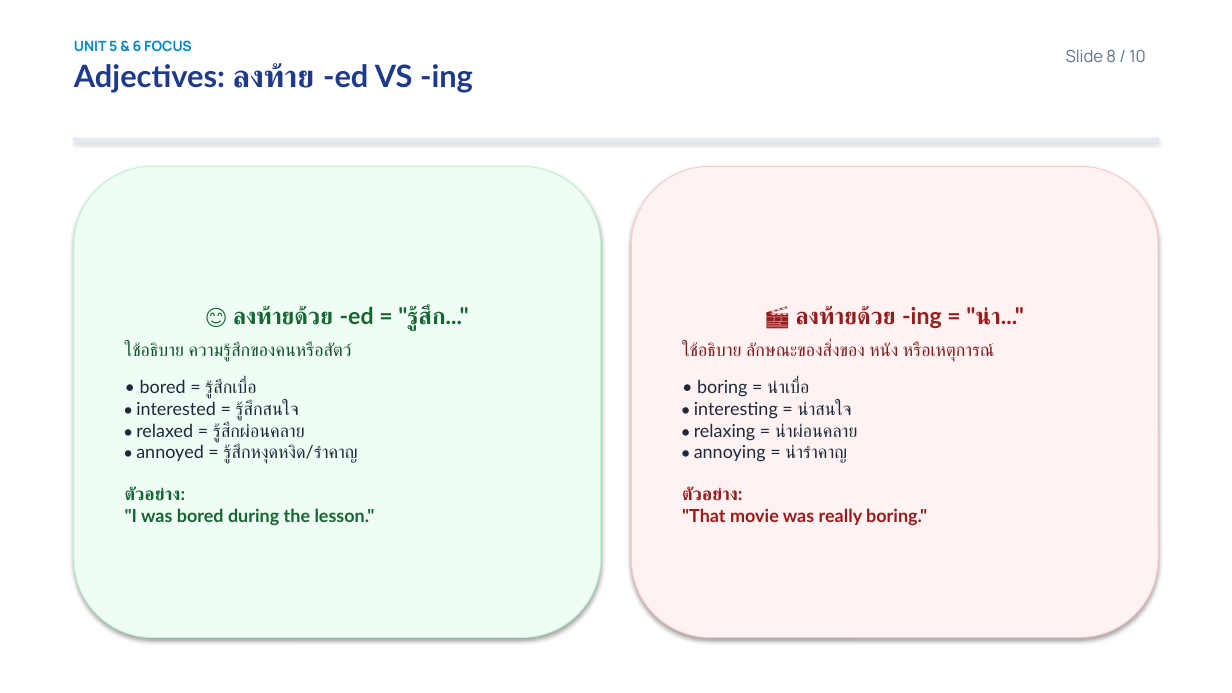
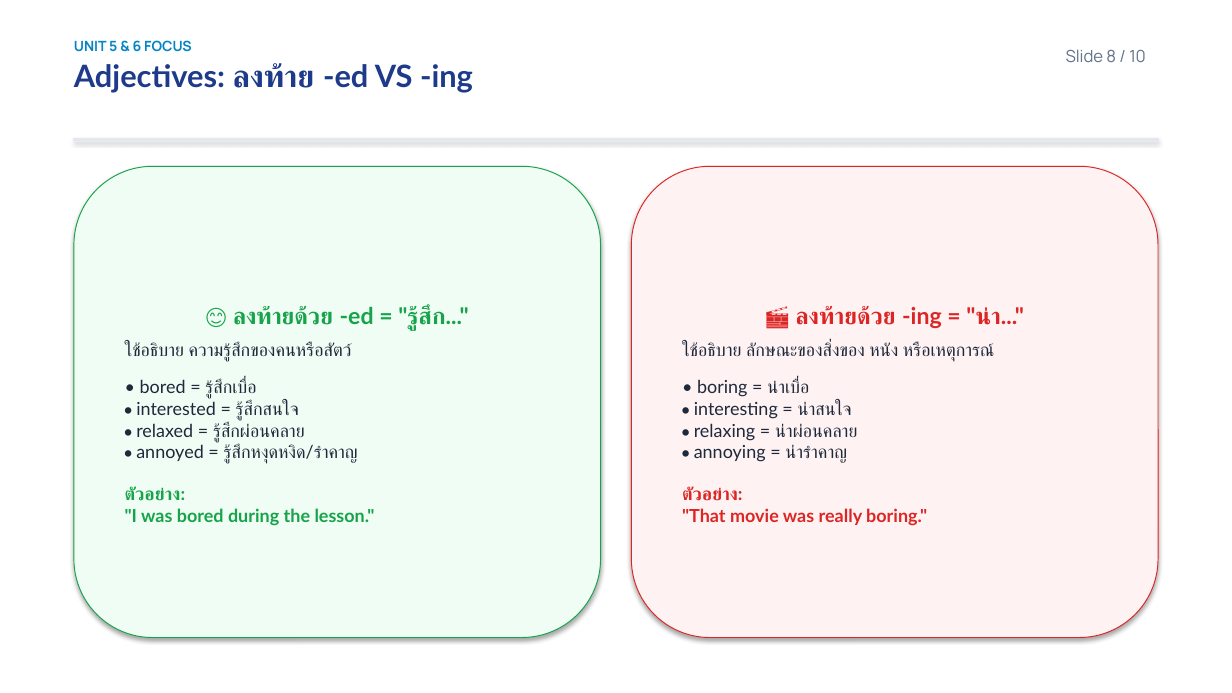
Before and after one commit to goragodyen-hub/PretestFinal, a slide deck: slide 8 of Past_Simple_Tense_Presentation.pptx. Drawn at 1232x693 pixels with LibreOffice and Linux fonts; fonts in the diff are those of the drawing. Boxes give left, top, right and bottom in pixels: in the first picture for what was removed or moved away, otherwise in the second. Text is boxed around its words. In the diff, an @@ line names an element or a change of style, - is before the commit and + after.

```diff
--- a/Past_Simple_Tense_Presentation.pptx
+++ b/Past_Simple_Tense_Presentation.pptx
@@ rectangle added at (x1=0, y1=0, x2=1232, y2=693), fill #FFFFFF @@
@@ rounded rectangle "😊 ลงท้ายด้วย -ed = "รู้สึก..."" at (x1=74, y1=166, x2=601, y2=638): outline #BBF7D0 0.75 pt to #16A34A 0.75 pt @@
@@ rounded rectangle "🎬 ลงท้ายด้วย -ing = "น่า..."" at (x1=631, y1=166, x2=1158, y2=638): outline #FECACA 0.75 pt to #DC2626 0.75 pt @@
@@ text in rounded rectangle at (x1=125, y1=304, x2=469, y2=526): text colour #166534 to #16A34A in "😊 ลงท้ายด้วย -ed = "รู้สึก..."", "ตัวอย่าง: "I was bored during the lesson.""; text colour #14532D to #1E293B in "ใช้อธิบาย ความรู้สึกของคนหรือสัตว์" @@
@@ text in rounded rectangle at (x1=682, y1=306, x2=1024, y2=526): text colour #991B1B to #DC2626 in "🎬 ลงท้ายด้วย -ing = "น่า..."", "ตัวอย่าง: "That movie was really boring.""; text colour #7F1D1D to #1E293B in "ใช้อธิบาย ลักษณะของสิ่งของ หนัง หรือเหตุการณ์" @@
```
Also in this commit, not shown: 7 other slides changed, 8 other files.
